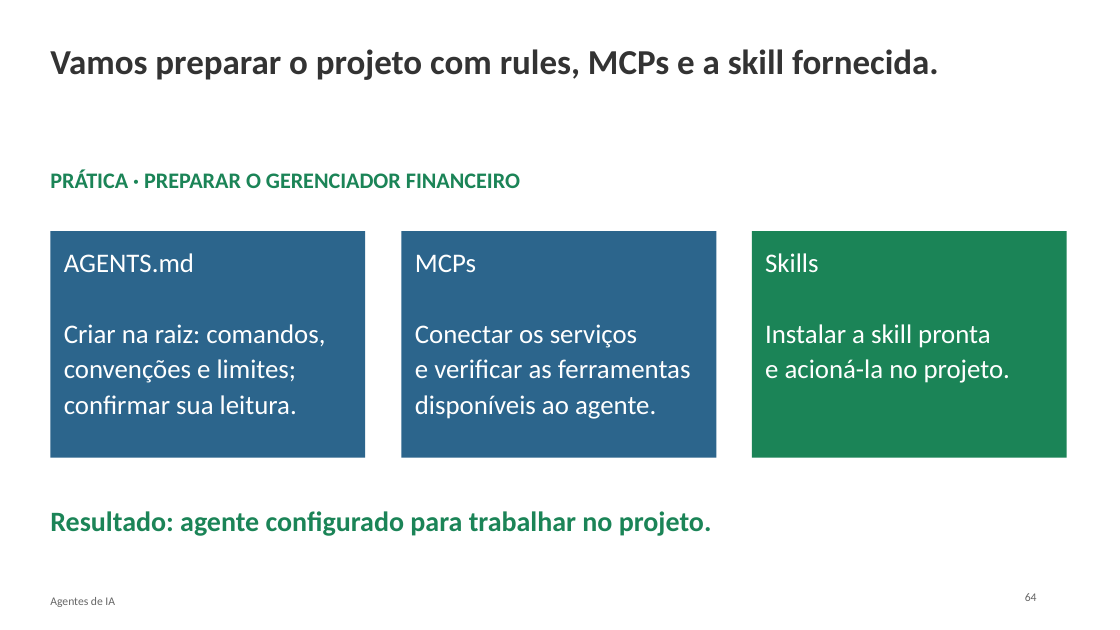
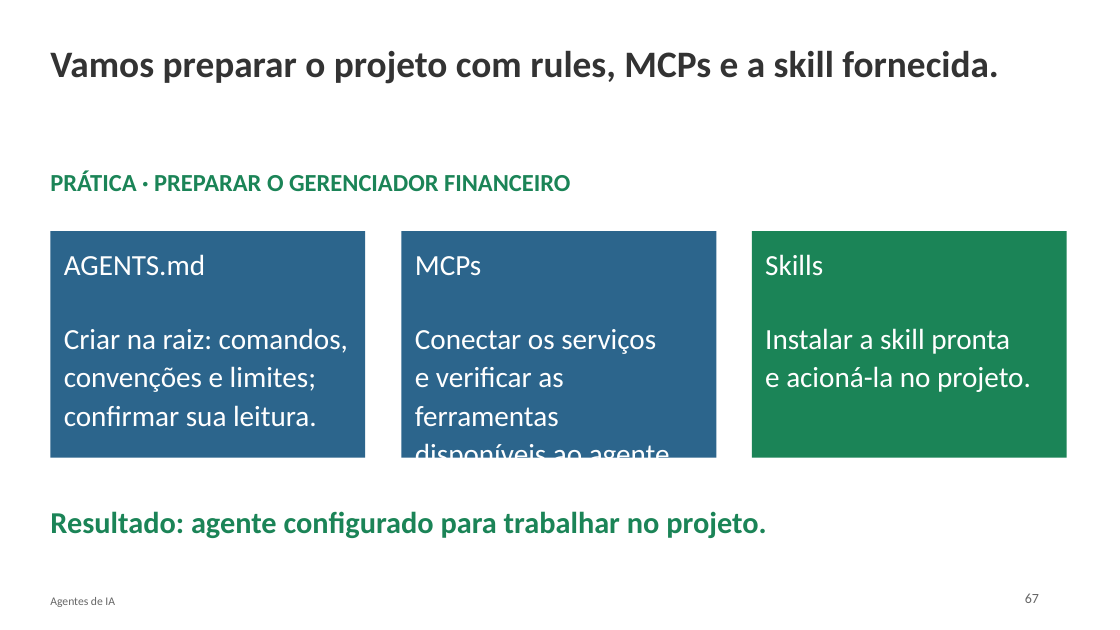
Before and after one commit to thiagoosiqueiraa/univas-minicurso-ia, a slide deck: slide 66 of apresentacao.pptx (slide 64 before the commit). Drawn at 1120x630 pixels with LibreOffice and Linux fonts; fonts in the diff are those of the drawing; background and template pictures are left out. Boxes give left, top, right and bottom in pixels: in the first picture for what was removed or moved away, otherwise in the second. Text is boxed around its words. In the diff, an @@ line names an element or a change of style, - is before the commit and + after.

```diff
--- a/apresentacao.pptx
+++ b/apresentacao.pptx
@@ text "Vamos preparar o projeto com ..." at (50,50,999,84): size 30 to 32 pt @@
@@ text "PRÁTICA · PREPARAR O GERENCIADOR ..." at (50,171,570,191): size 19 to 21 pt @@
@@ size 23 to 25 pt in 3 elements at (50,231,365,458), (402,231,717,458), (752,231,1067,458) @@
@@ text "Resultado: agente configurado para trabalhar ..." at (50,511,766,538): size 24 to 26 pt @@
@@ text at (1025,593,1039,603): text changed; size 10 to 12 pt @@
-64
+67
```
Also in this commit, not shown: 65 other slides changed, 2 slides added.
